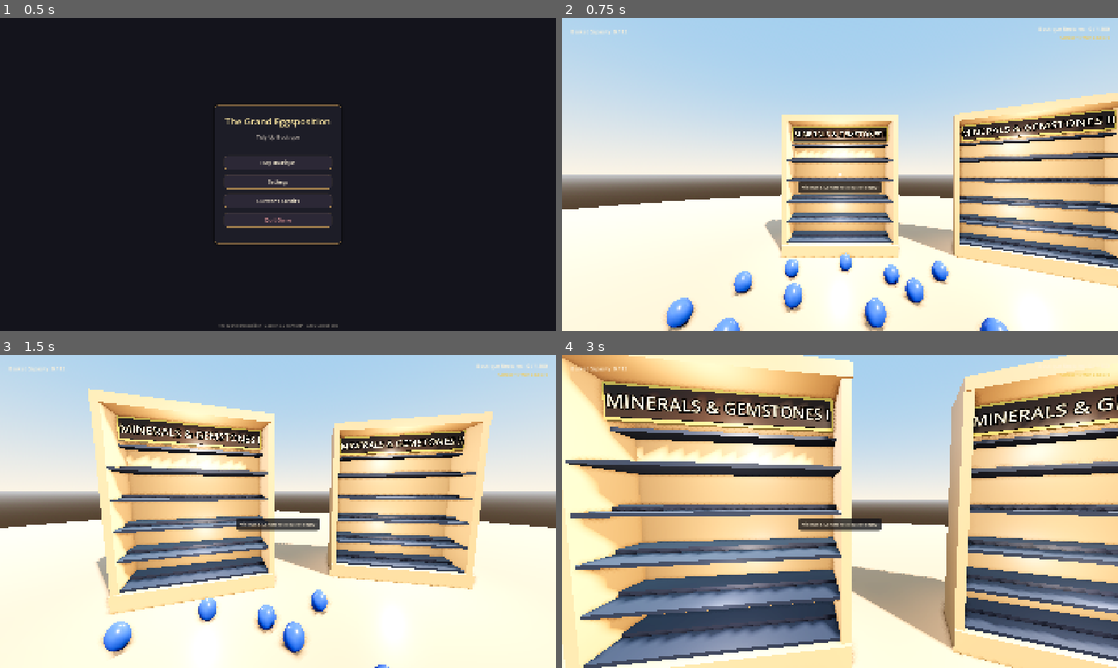
Above: before the commit, frames 1-4 (two rows, left to right).
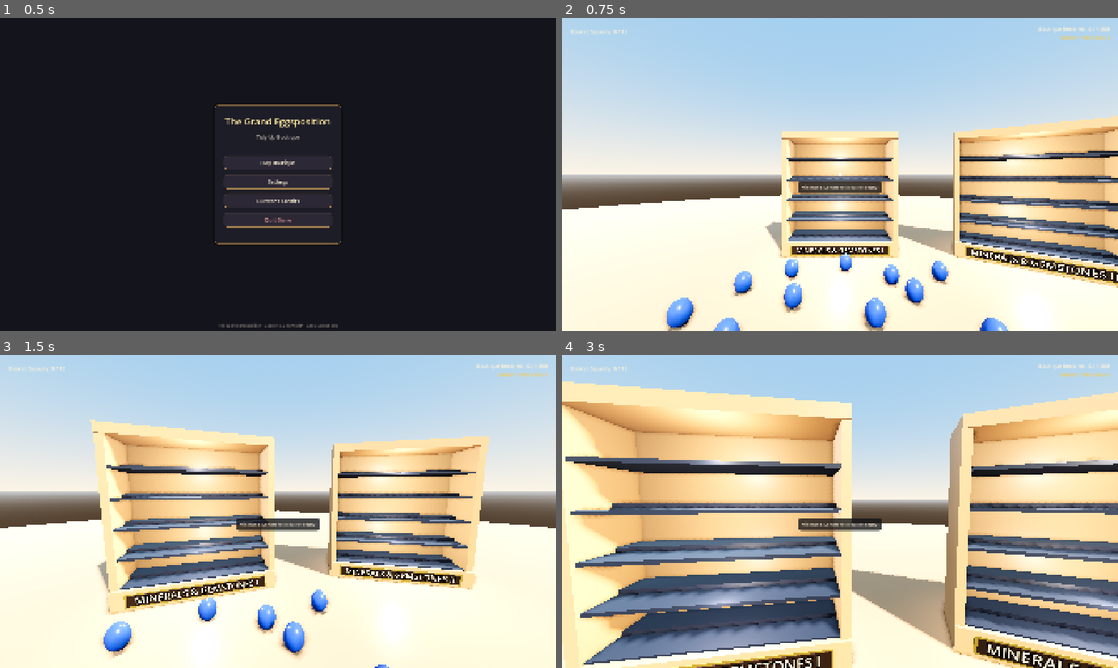
Above: after the commit, the same moments.

Repository: JS-Marinn/the-grand-eggsposition
Game: Godot game, scene res://scenes/ui/main_menu.tscn
The game is run twice, just before and just after one commit, with the same random seed, the same clock (stepped at 60 frames per second) and the same inputs.
Inputs (mouse positions are in pixels of both pictures, inside the frame that each line leads up to):
- Up to frame 1 (0.5 s): no input
- Up to frame 2 (0.75 s): click "Play Boutique" at 0.5 s
- Up to frame 3 (1.5 s): tap Enter at 1.25 s; move the mouse to (305, 511) at 1.27 s; press the mouse at (305, 511) at 1.28 s; hold W (move_forward) from 1.28 s (still down)
- Up to frame 4 (3 s): keep holding W (move_forward); move the mouse to (812, 511) at 2.02 s; release the mouse at (812, 511) at 2.03 s; tap Q (resonance_chime) at 2.1 s; tap Space at 2.75 s; move the mouse to (851, 505) at 2.77 s; hold Shift (sprint) from 2.78 s (still down)

Frame 1 is identical in both runs. In frame 2, 13% of the frame differs, in the area x 30-100%, y 24-99%; in frame 3, 17%; in frame 4, 38%, in the area x 0-100%, y 0-100%.

Commit message:
feat(showcase): move category plaque to bottom wooden base and streamline 5-tier vitrine height

Diff:
--- a/scenes/atrium/showcase_unit.tscn
+++ b/scenes/atrium/showcase_unit.tscn
@@ -8,62 +8,62 @@
 
 [sub_resource type="BoxMesh" id="BoxMesh_back"]
 material = SubResource("StandardMaterial3D_oak")
-size = Vector3(2.30, 2.56, 0.06)
+size = Vector3(2.30, 2.14, 0.06)
 
 [sub_resource type="BoxMesh" id="BoxMesh_pillar"]
 material = SubResource("StandardMaterial3D_oak")
-size = Vector3(0.10, 2.56, 0.68)
+size = Vector3(0.10, 2.14, 0.68)
 
 [sub_resource type="BoxMesh" id="BoxMesh_plinth"]
 material = SubResource("StandardMaterial3D_oak")
-size = Vector3(2.40, 0.25, 0.76)
+size = Vector3(2.40, 0.30, 0.76)
 
 [sub_resource type="BoxMesh" id="BoxMesh_crown"]
 material = SubResource("StandardMaterial3D_oak")
 size = Vector3(2.40, 0.14, 0.72)
 
 [sub_resource type="BoxShape3D" id="BoxShape3D_interaction"]
-size = Vector3(2.7, 3.1, 1.8)
+size = Vector3(2.7, 2.6, 1.8)
 
 [node name="ShowcaseUnit" type="Node3D"]
 script = ExtResource("1_showcase_script")
 
 [node name="BackPanel" type="MeshInstance3D" parent="."]
-transform = Transform3D(1, 0, 0, 0, 1, 0, 0, 0, 1, 0, 1.53, -0.34)
+transform = Transform3D(1, 0, 0, 0, 1, 0, 0, 0, 1, 0, 1.37, -0.34)
 mesh = SubResource("BoxMesh_back")
 
 [node name="PillarLeft" type="MeshInstance3D" parent="."]
-transform = Transform3D(1, 0, 0, 0, 1, 0, 0, 0, 1, -1.15, 1.53, 0)
+transform = Transform3D(1, 0, 0, 0, 1, 0, 0, 0, 1, -1.15, 1.37, 0)
 mesh = SubResource("BoxMesh_pillar")
 
 [node name="PillarRight" type="MeshInstance3D" parent="."]
-transform = Transform3D(1, 0, 0, 0, 1, 0, 0, 0, 1, 1.15, 1.53, 0)
+transform = Transform3D(1, 0, 0, 0, 1, 0, 0, 0, 1, 1.15, 1.37, 0)
 mesh = SubResource("BoxMesh_pillar")
 
 [node name="PlinthBase" type="MeshInstance3D" parent="."]
-transform = Transform3D(1, 0, 0, 0, 1, 0, 0, 0, 1, 0, 0.125, 0)
+transform = Transform3D(1, 0, 0, 0, 1, 0, 0, 0, 1, 0, 0.15, 0)
 mesh = SubResource("BoxMesh_plinth")
 
 [node name="CrownTop" type="MeshInstance3D" parent="."]
-transform = Transform3D(1, 0, 0, 0, 1, 0, 0, 0, 1, 0, 2.88, 0)
+transform = Transform3D(1, 0, 0, 0, 1, 0, 0, 0, 1, 0, 2.51, 0)
 mesh = SubResource("BoxMesh_crown")
 
 [node name="DisplayLight_Upper" type="OmniLight3D" parent="."]
-transform = Transform3D(1, 0, 0, 0, 1, 0, 0, 0, 1, 0, 2.4, 0.4)
+transform = Transform3D(1, 0, 0, 0, 1, 0, 0, 0, 1, 0, 2.1, 0.35)
 light_color = Color(1, 0.95, 0.88, 1)
-light_energy = 1.4
-omni_range = 3.5
+light_energy = 1.3
+omni_range = 3.0
 omni_attenuation = 1.1
 
 [node name="DisplayLight_Lower" type="OmniLight3D" parent="."]
-transform = Transform3D(1, 0, 0, 0, 1, 0, 0, 0, 1, 0, 0.9, 0.35)
+transform = Transform3D(1, 0, 0, 0, 1, 0, 0, 0, 1, 0, 0.85, 0.35)
 light_color = Color(1, 0.95, 0.88, 1)
 light_energy = 1.1
-omni_range = 2.8
+omni_range = 2.6
 omni_attenuation = 1.1
 
 [node name="InteractionArea" type="Area3D" parent="."]
-transform = Transform3D(1, 0, 0, 0, 1, 0, 0, 0, 1, 0, 1.50, 0)
+transform = Transform3D(1, 0, 0, 0, 1, 0, 0, 0, 1, 0, 1.30, 0)
 collision_layer = 1
 collision_mask = 2
 
--- a/scripts/environment/showcase_unit.gd
+++ b/scripts/environment/showcase_unit.gd
@@ -54,7 +54,7 @@
 
 		# 5 tiers of display shelves (d = 0..4)
 		for d in range(DOZENS_COUNT):
-			var tier_base_y: float = 0.28 + float(d) * 0.43
+			var tier_base_y: float = 0.30 + float(d) * 0.43
 
 			# Main shelf board
 			var mi_shelf: MeshInstance3D = MeshInstance3D.new()
@@ -68,20 +68,10 @@
 			mi_riser.position = Vector3(0, tier_base_y + 0.0425, -0.15)
 			shelves_container.add_child(mi_riser)
 
-		# Decorative dividing ledge above 5th tier at Y = 2.38m (shallow depth so it never occludes the plaque from below)
-		var ledge_mesh: BoxMesh = BoxMesh.new()
-		ledge_mesh.size = Vector3(2.20, 0.035, 0.26)
-		ledge_mesh.material = velvet_mat
-
-		var mi_top_ledge: MeshInstance3D = MeshInstance3D.new()
-		mi_top_ledge.mesh = ledge_mesh
-		mi_top_ledge.position = Vector3(0, 2.38, -0.18)
-		shelves_container.add_child(mi_top_ledge)
-
-		# Former 6th tier space (Y = 2.43m to 2.81m) transformed into Showcase Category Plaque:
-		# 1. Brass / Gold framing border
+		# Name / Category plaque integrated into the bottom wooden base (PlinthBase at Y = 0.15m, front at Z = 0.38m):
+		# 1. Subtle antique brass frame trim
 		var frame_mesh: BoxMesh = BoxMesh.new()
-		frame_mesh.size = Vector3(2.12, 0.34, 0.04)
+		frame_mesh.size = Vector3(2.04, 0.20, 0.015)
 		var frame_mat: StandardMaterial3D = StandardMaterial3D.new()
 		frame_mat.albedo_color = Color(0.85, 0.70, 0.28, 1.0) # Antique brass/gold
 		frame_mat.metallic = 0.85
@@ -90,34 +80,34 @@
 
 		var mi_frame: MeshInstance3D = MeshInstance3D.new()
 		mi_frame.mesh = frame_mesh
-		mi_frame.position = Vector3(0, 2.60, 0.02)
+		mi_frame.position = Vector3(0, 0.15, 0.382)
 		shelves_container.add_child(mi_frame)
 
-		# 2. Rich dark royal oak plaque backplate
+		# 2. Carved dark walnut / oak wooden plate
 		var plaque_mesh: BoxMesh = BoxMesh.new()
-		plaque_mesh.size = Vector3(2.06, 0.28, 0.05)
+		plaque_mesh.size = Vector3(1.98, 0.16, 0.02)
 		var plaque_mat: StandardMaterial3D = StandardMaterial3D.new()
-		plaque_mat.albedo_color = Color(0.14, 0.09, 0.06, 1.0) # Midnight walnut/oak
-		plaque_mat.roughness = 0.35
+		plaque_mat.albedo_color = Color(0.16, 0.10, 0.06, 1.0) # Midnight walnut
+		plaque_mat.roughness = 0.40
 		plaque_mesh.material = plaque_mat
 
 		var mi_plaque: MeshInstance3D = MeshInstance3D.new()
 		mi_plaque.mesh = plaque_mesh
-		mi_plaque.position = Vector3(0, 2.60, 0.03)
+		mi_plaque.position = Vector3(0, 0.15, 0.385)
 		shelves_container.add_child(mi_plaque)
 
-		# 3. Gilded 3D Category Title Label
+		# 3. Gilded 3D Category Title Label on the wooden base
 		category_label = Label3D.new()
 		category_label.name = "CategoryLabel"
 		category_label.text = tr(showcase_title).to_upper()
-		category_label.font_size = 32
+		category_label.font_size = 28
 		category_label.outline_size = 8
-		category_label.outline_modulate = Color(0.06, 0.04, 0.02, 1.0)
+		category_label.outline_modulate = Color(0.08, 0.05, 0.02, 1.0)
 		category_label.modulate = Color(0.98, 0.93, 0.78, 1.0) # Warm radiant ivory-gold
 		category_label.horizontal_alignment = HORIZONTAL_ALIGNMENT_CENTER
 		category_label.vertical_alignment = VERTICAL_ALIGNMENT_CENTER
 		category_label.billboard = BaseMaterial3D.BILLBOARD_DISABLED
-		category_label.position = Vector3(0, 2.60, 0.06)
+		category_label.position = Vector3(0, 0.15, 0.398)
 		shelves_container.add_child(category_label)
 	else:
 		category_label = shelves_container.get_node_or_null("CategoryLabel") as Label3D
@@ -195,7 +185,7 @@
 		var egg_info: EggData = GameManager.get_egg_for_showcase_dozen(showcase_id, d)
 		var egg_col: Color = egg_info.albedo_color if egg_info else Color(0.15, 0.35, 0.75)
 
-		var tier_base_y: float = 0.28 + float(d - 1) * 0.43
+		var tier_base_y: float = 0.30 + float(d - 1) * 0.43
 
 		for s in range(count):
 			var slot_x: float
